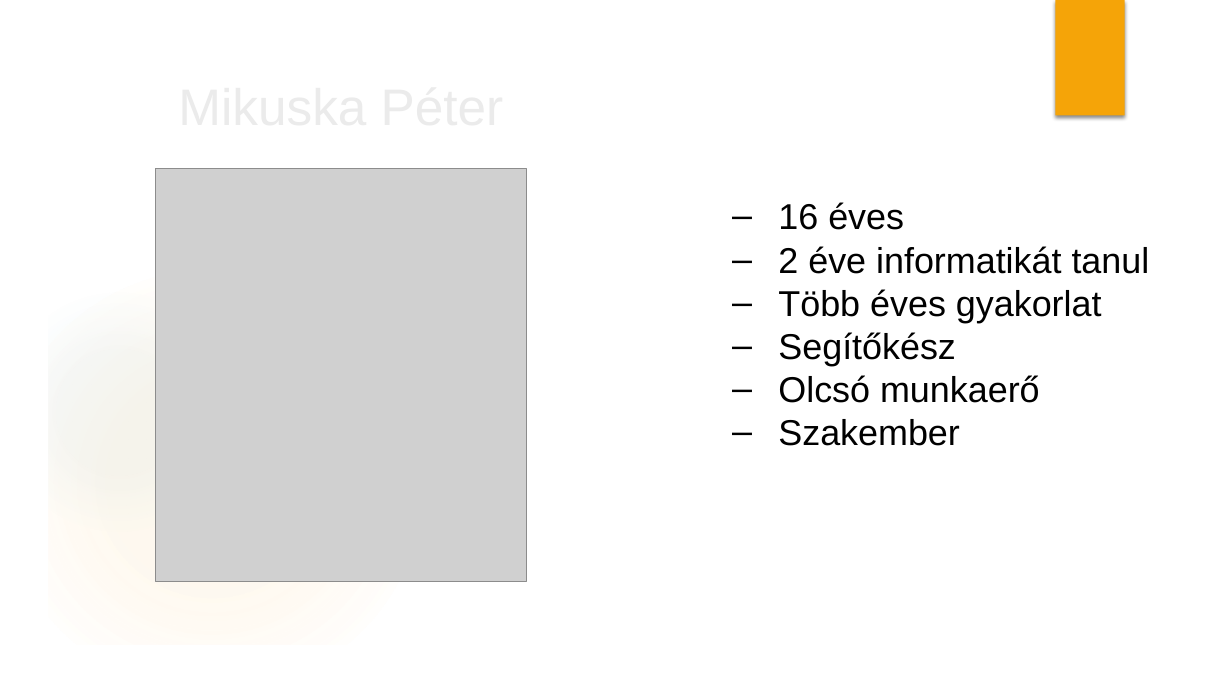
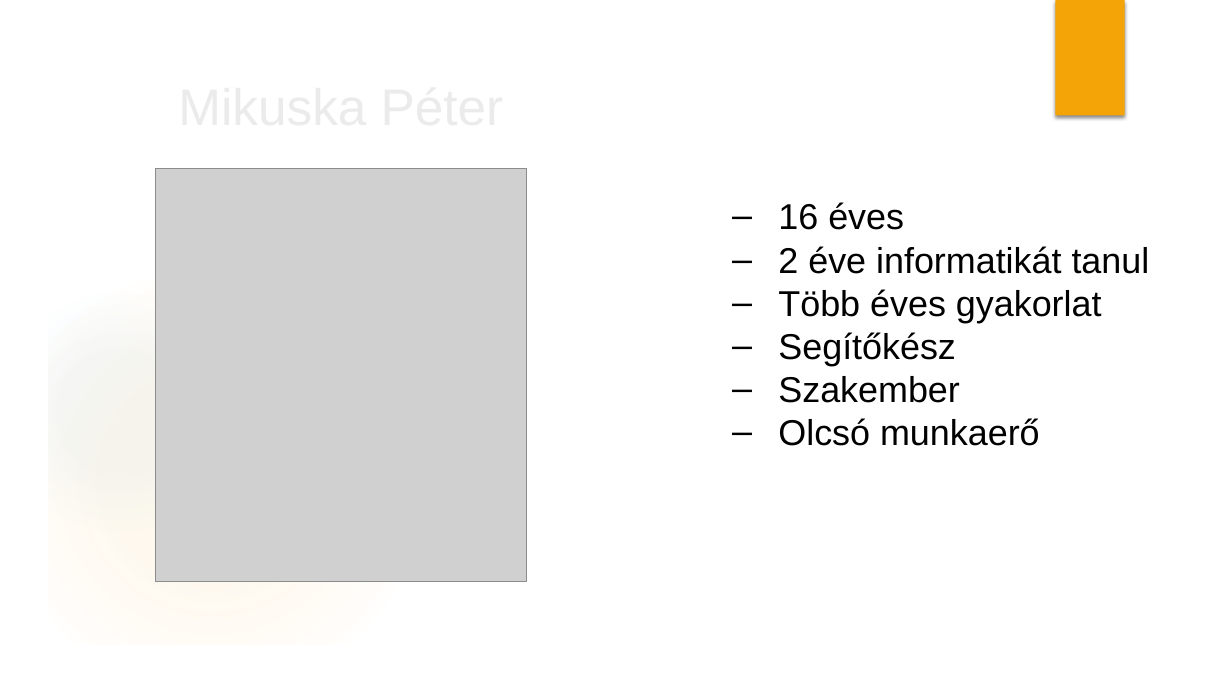
Before and after one commit to KPappBenjamin/Fedesz, a slide deck: slide 3 of Cégünk bemutatása.pptx. Drawn at 1232x693 pixels with LibreOffice and Linux fonts; fonts in the diff are those of the drawing; grey boxes stand for pictures; background and template pictures are left out. Boxes give left, top, right and bottom in pixels: in the first picture for what was removed or moved away, otherwise in the second. Text is boxed around its words. In the diff, an @@ line names an element or a change of style, - is before the commit and + after.

```diff
--- a/Cégünk bemutatása.pptx
+++ b/Cégünk bemutatása.pptx
@@ text at (778, 376, 960, 403): paragraph added @@
+– Szakember
@@ text at (778, 419, 960, 446): paragraph removed @@
-– Szakember
```
Also in this commit, not shown: 2 other slides changed, 1 slide added.
